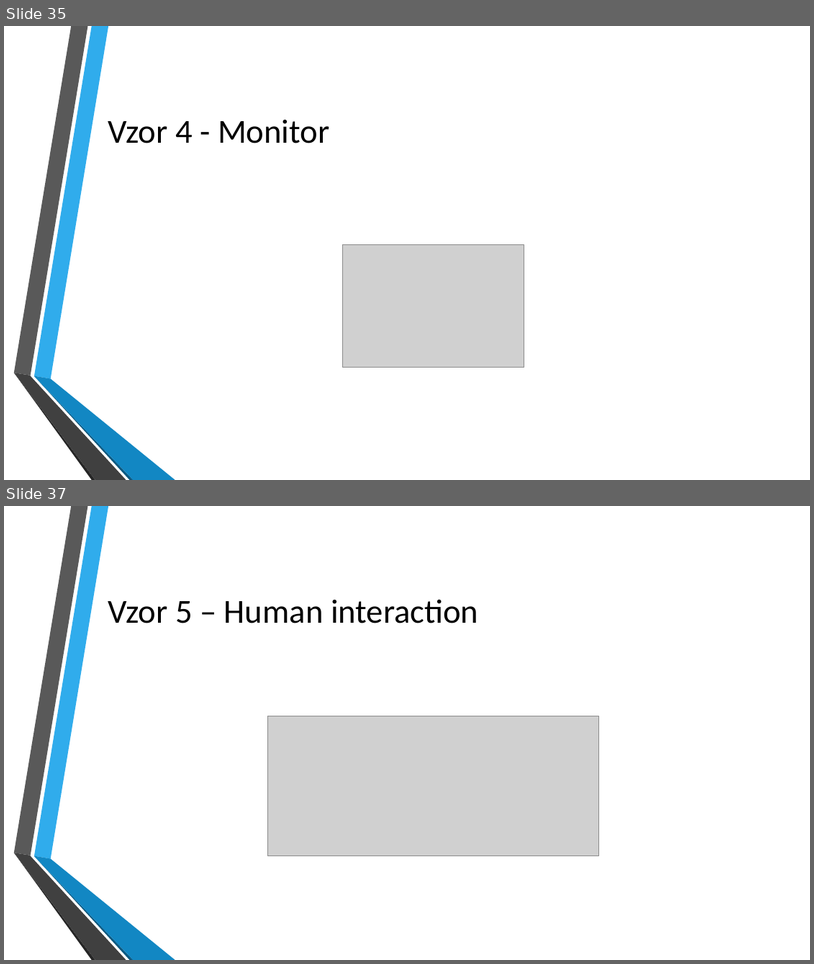
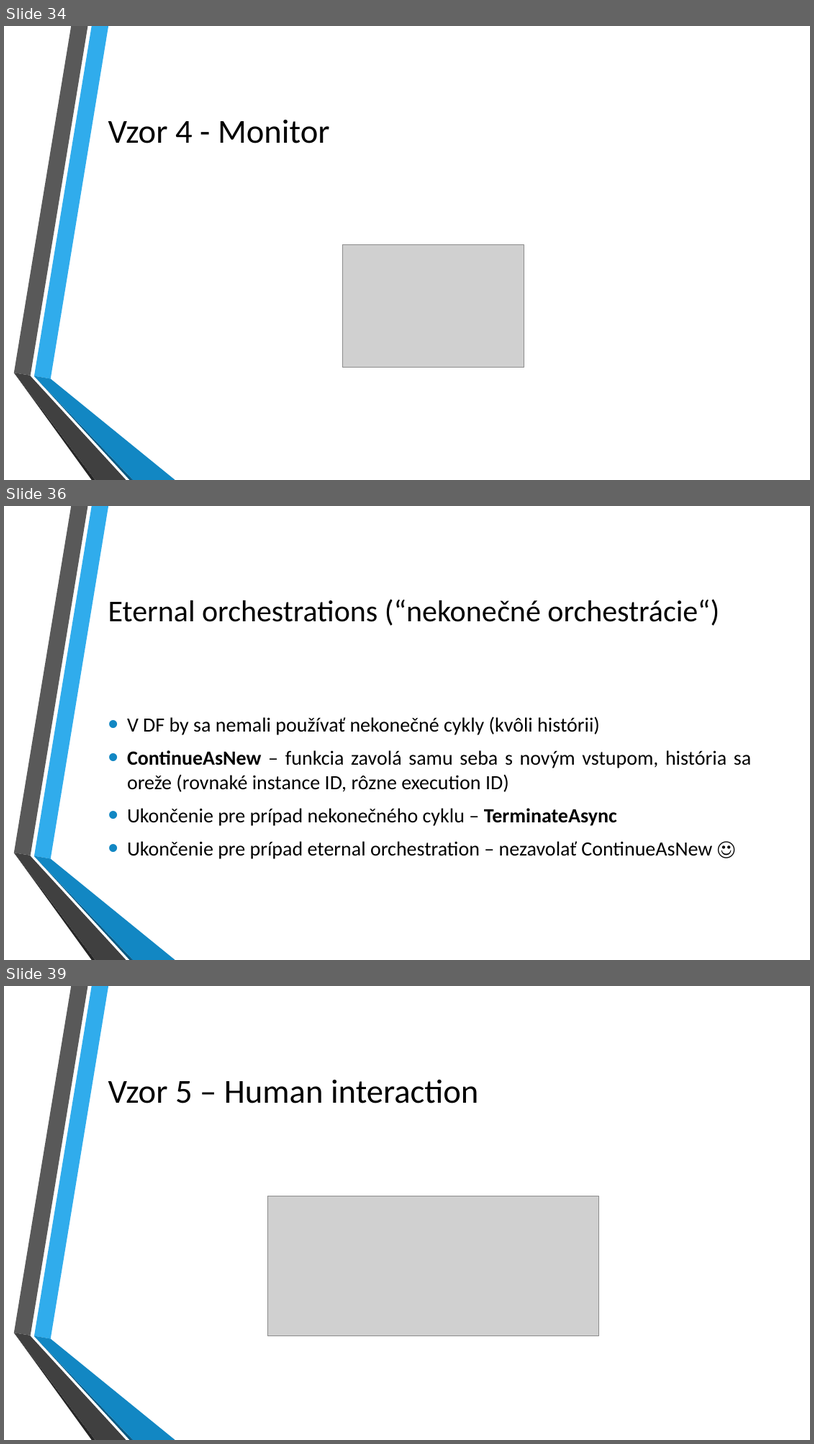
Before and after one commit to kubinko/Azure-Resources-Overview, a slide deck: 05 - Durable Functions/Durable Functions.pptx. Shown one above the other, each under a label of ours: slides 35 and 37 before the commit, slides 34, 36 and 39 after it; the slides between them are not shown. The pictures are 814x964 and 814x1444 pixels, drawn with LibreOffice and Linux fonts; fonts in the diff are those of the drawing; grey boxes stand for pictures; background and template pictures are left out. Boxes give left, top, right and bottom in pixels: in the first picture for what was removed or moved away, otherwise in the second. Text is boxed around its words. In the diff, an @@ line names an element or a change of style, - is before the commit and + after.

```diff
--- a/05 - Durable Functions/Durable Functions.pptx
+++ b/05 - Durable Functions/Durable Functions.pptx
@@ slide 36 added at [4,506,810,960], background picture (left out); not listed: 6 template elements that a slide beside it also shows @@
@@ title added at [108,599,720,626], 36 pt, text #000000 @@
+Eternal orchestrations (“nekonečné orchestrácie“)
@@ text added at [127,716,751,859], 24 pt, text #000000 @@
+• V DF by sa nemali používať nekonečné cykly (kvôli histórii)
+• ContinueAsNew – funkcia zavolá samu seba s novým vstupom, história sa oreže (rovnaké instance ID, rôzne execution ID)
+• Ukončenie pre prípad nekonečného cyklu – TerminateAsync
+• Ukončenie pre prípad eternal orchestration – nezavolať ContinueAsNew ☺
@@ what was slide 35 is now slide 34 @@
@@ what was slide 37 is now slide 39 @@
```
Also in this commit, not shown: 4 slides changed, 9 other slides added, 1 slide removed.
